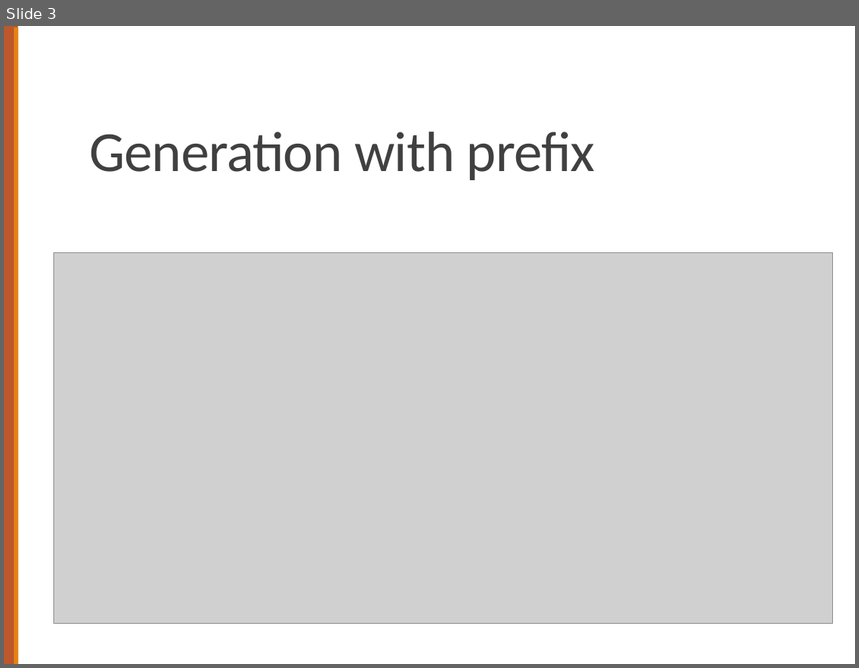
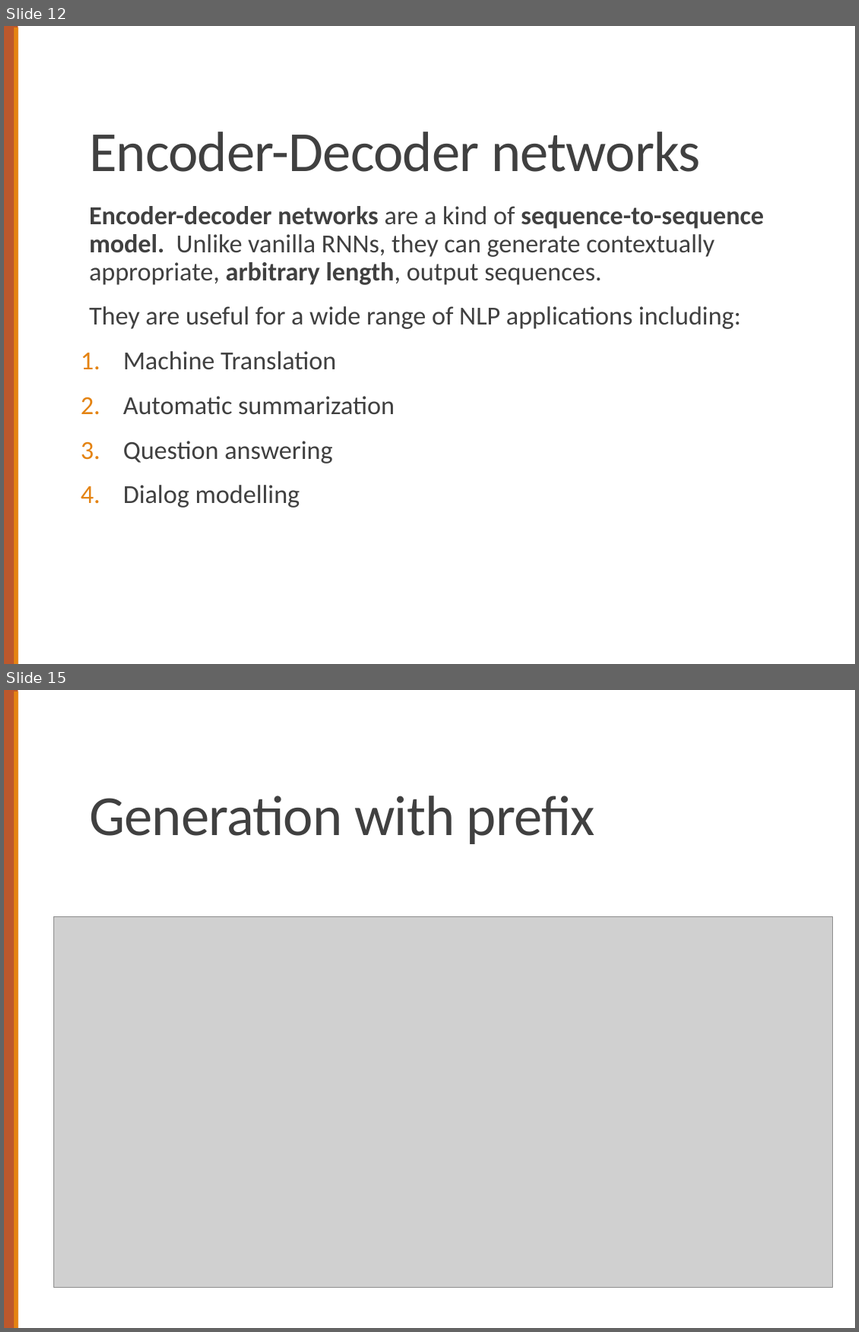
Before and after one commit to computational-linguistics-class/computational-linguistics-class.github.io, a slide deck: slides/18-encoder-decoder-models.pptx. Shown one above the other, each under a label of ours: slide 3 before the commit, slides 12 and 15 after it; the slides between them are not shown. The pictures are 859x668 and 859x1332 pixels, drawn with LibreOffice and Linux fonts; fonts in the diff are those of the drawing; grey boxes stand for pictures. Boxes give left, top, right and bottom in pixels: in the first picture for what was removed or moved away, otherwise in the second. Text is boxed around its words. In the diff, an @@ line names an element or a change of style, - is before the commit and + after.

```diff
--- a/slides/18-encoder-decoder-models.pptx
+++ b/slides/18-encoder-decoder-models.pptx
@@ slide 12 added at box(4, 26, 855, 664), background #FFFFFF; not listed: 2 template elements that a slide beside it also shows @@
@@ title added at box(89, 132, 701, 172), 48 pt, text #404040 @@
+Encoder-Decoder networks
@@ text added at box(89, 206, 764, 508), 22 pt, text #404040 @@
+  Encoder-decoder networks are a kind of sequence-to-sequence model. Unlike vanilla RNNs, they can generate contextually appropriate, arbitrary length, output sequences.
+  They are useful for a wide range of NLP applications including:
+1. Machine Translation
+2. Automatic summarization
+3. Question answering
+4. Dialog modelling
@@ what was slide 3 is now slide 15 @@
```
Also in this commit, not shown: 5 slides changed, 19 other slides added, 2 other files.
